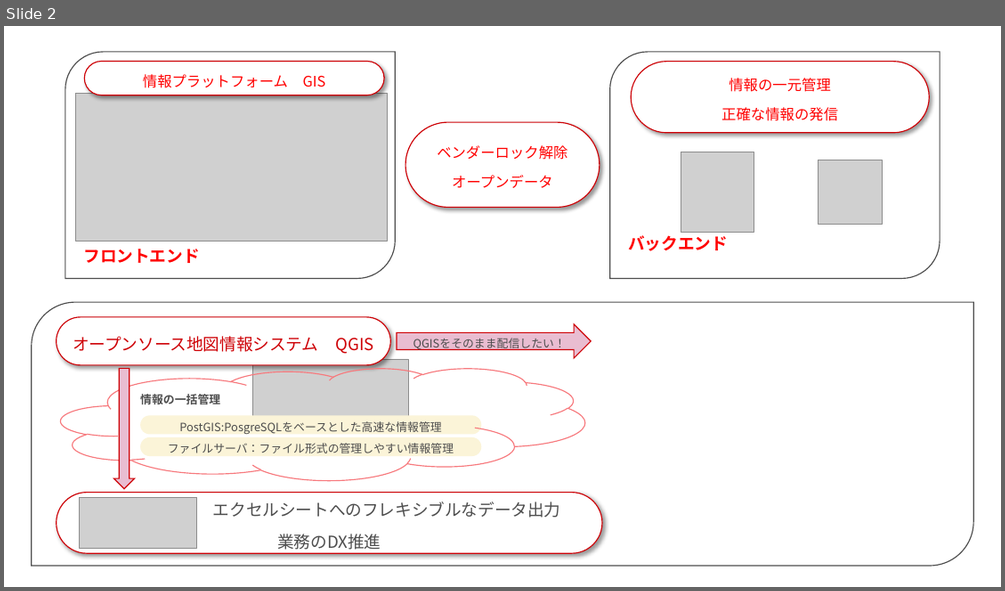
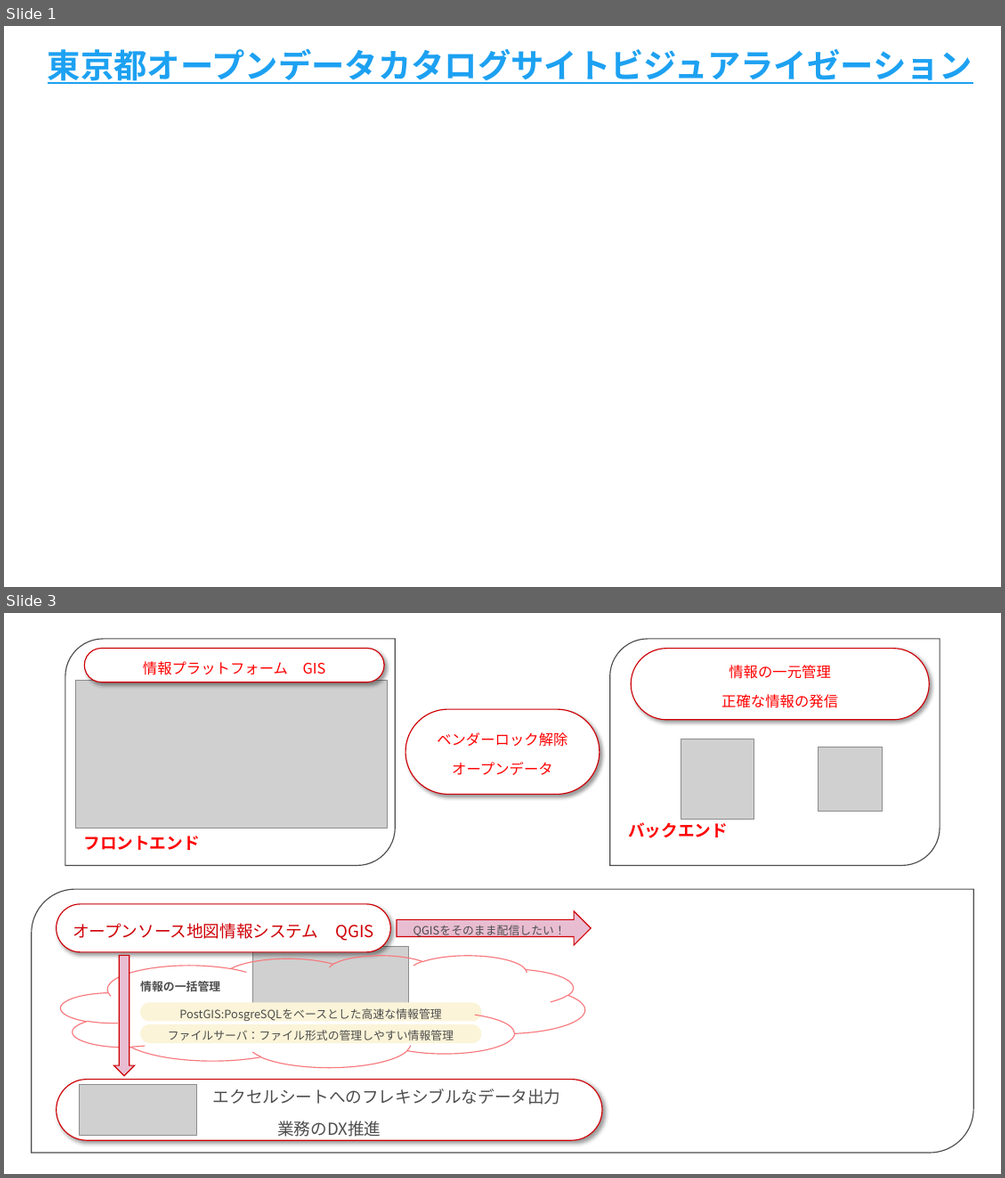
Before and after one commit to yamamoto-ryuzo/portal, a slide deck: パワーポイント/都知事杯オープンデータ・ハッカソン.pptx. Shown one above the other, each under a label of ours: slide 2 before the commit, slides 1 and 3 after it; the slides between them are not shown. The pictures are 1005x591 and 1005x1178 pixels, drawn with LibreOffice and Linux fonts; fonts in the diff are those of the drawing; grey boxes stand for pictures. Boxes give left, top, right and bottom in pixels: in the first picture for what was removed or moved away, otherwise in the second. Text is boxed around its words. In the diff, an @@ line names an element or a change of style, - is before the commit and + after.

```diff
--- a/パワーポイント/都知事杯オープンデータ・ハッカソン.pptx
+++ b/パワーポイント/都知事杯オープンデータ・ハッカソン.pptx
@@ slide 1 added at box(4, 26, 1001, 587), background #FFFFFF @@
@@ text added at box(48, 48, 972, 84), 32 pt, text #1DA1F2, bold, underline @@
+東京都オープンデータカタログサイトビジュアライゼーション
@@ what was slide 2 is now slide 3 @@
```
Also in this commit, not shown: 1 slide changed, 1 other file.
